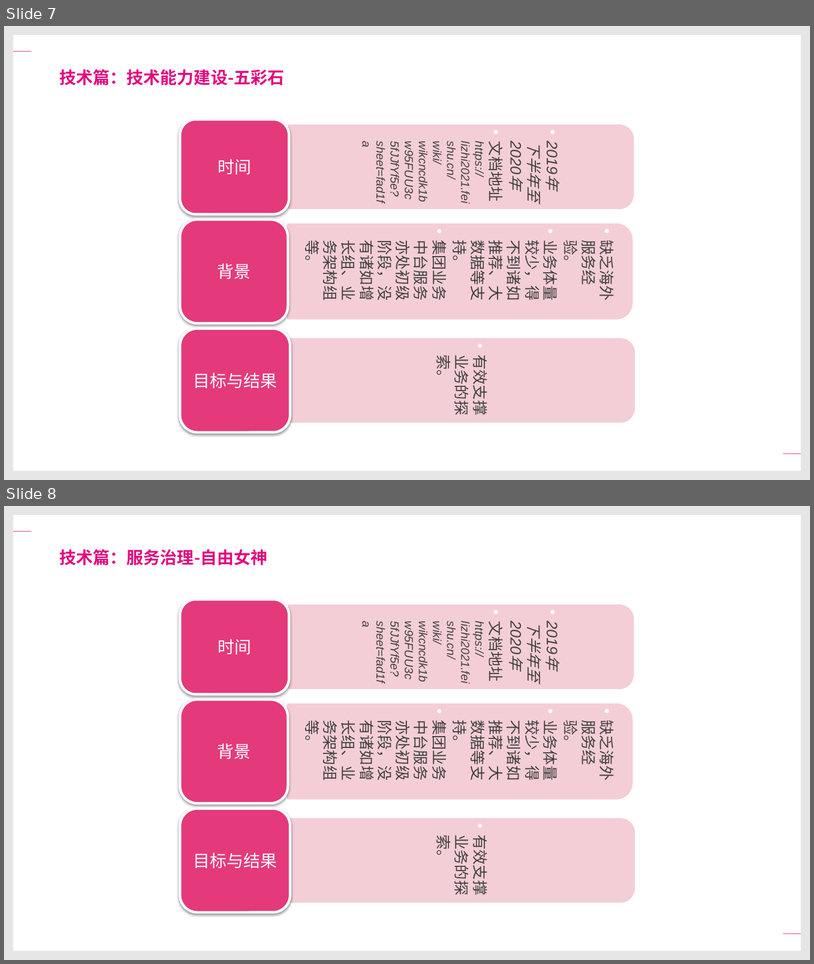
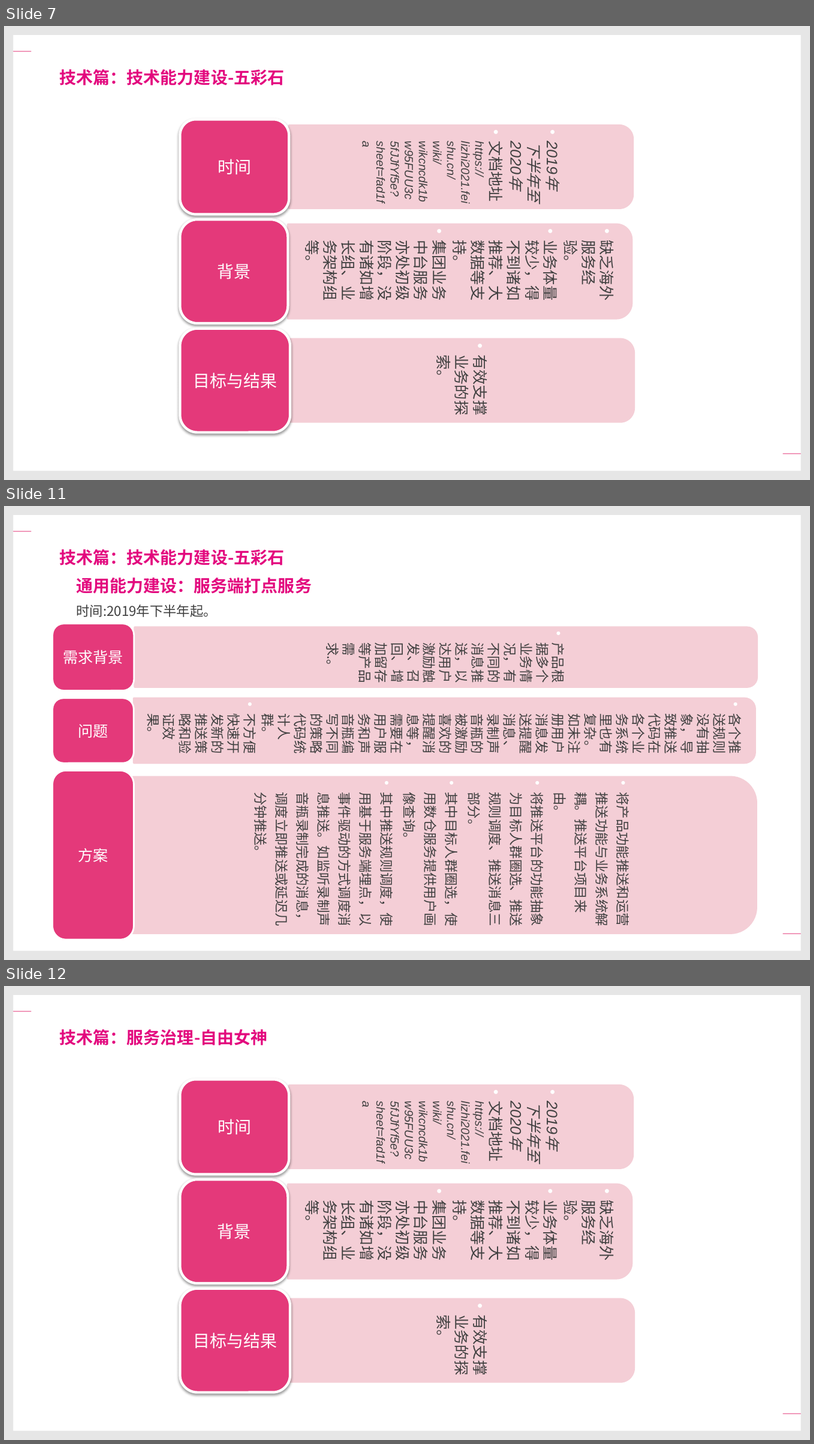
Before and after one commit to xiejuntao/growth, a slide deck: Review/TIYA服务这三年.pptx. Shown one above the other, each under a label of ours: slides 7 and 8 before the commit, slides 7, 11 and 12 after it; the slides between them are not shown. The pictures are 814x964 and 814x1444 pixels, drawn with LibreOffice and Linux fonts; fonts in the diff are those of the drawing; background and template pictures are left out. Boxes give left, top, right and bottom in pixels: in the first picture for what was removed or moved away, otherwise in the second. Text is boxed around its words. In the diff, an @@ line names an element or a change of style, - is before the commit and + after.

```diff
--- a/Review/TIYA服务这三年.pptx
+++ b/Review/TIYA服务这三年.pptx
@@ slide 11 added at box(4, 506, 810, 960), background #FFFFFF; not listed: 6 template elements that a slide beside it also shows @@
@@ text added at box(60, 549, 285, 565), 20 pt, text #E3097E, bold @@
+技术篇：技术能力建设-五彩石
@@ text added at box(76, 577, 312, 617), 20 pt, text #E3097E, bold @@
+通用能力建设：服务端打点服务
+时间:2019年下半年起。
@@ group added at box(53, 624, 757, 939): 6 texts, 3 round same rects, 3 rounded rectangles @@
+  • 产品根据多个业务情况，有不同的消息推送，以达用户激励触发、召回、增加留存等产品需求.。
+需求背景
+  • 各个推送规则没有抽象，导致推送代码在各个业务系统里也有复杂。如未注册用户消息发送提醒消息、录制声音瓶的被激励喜欢的提醒消息等，需要在用户服务和声音瓶编写不同的策略代码统计人群。
+  • 不方便快速开发新的推送策略和验证效果。
+问题
+  • 将产品功能推送和运营推送功能与业务系统解耦。推送平台项目来由。
+  • 将推送平台的功能抽象为目标人群圈选、推送规则调度、推送消息三部分。
+  • 其中目标人群圈选，使用数仓服务提供用户画像查询。
+  • 其中推送规则调度，使用基于服务端埋点，以事件驱动的方式调度消息推送。如监听录制声音瓶录制完成的消息，调度立即推送或延迟几分钟推送。
+方案
@@ what was slide 8 is now slide 12 @@
```
Also in this commit, not shown: 1 slide changed, 10 other slides added.
